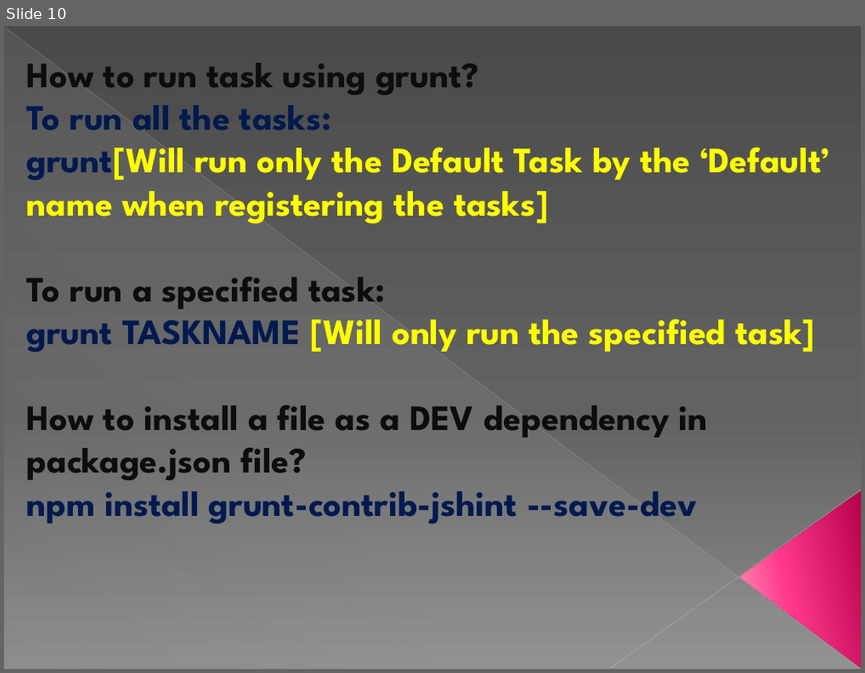
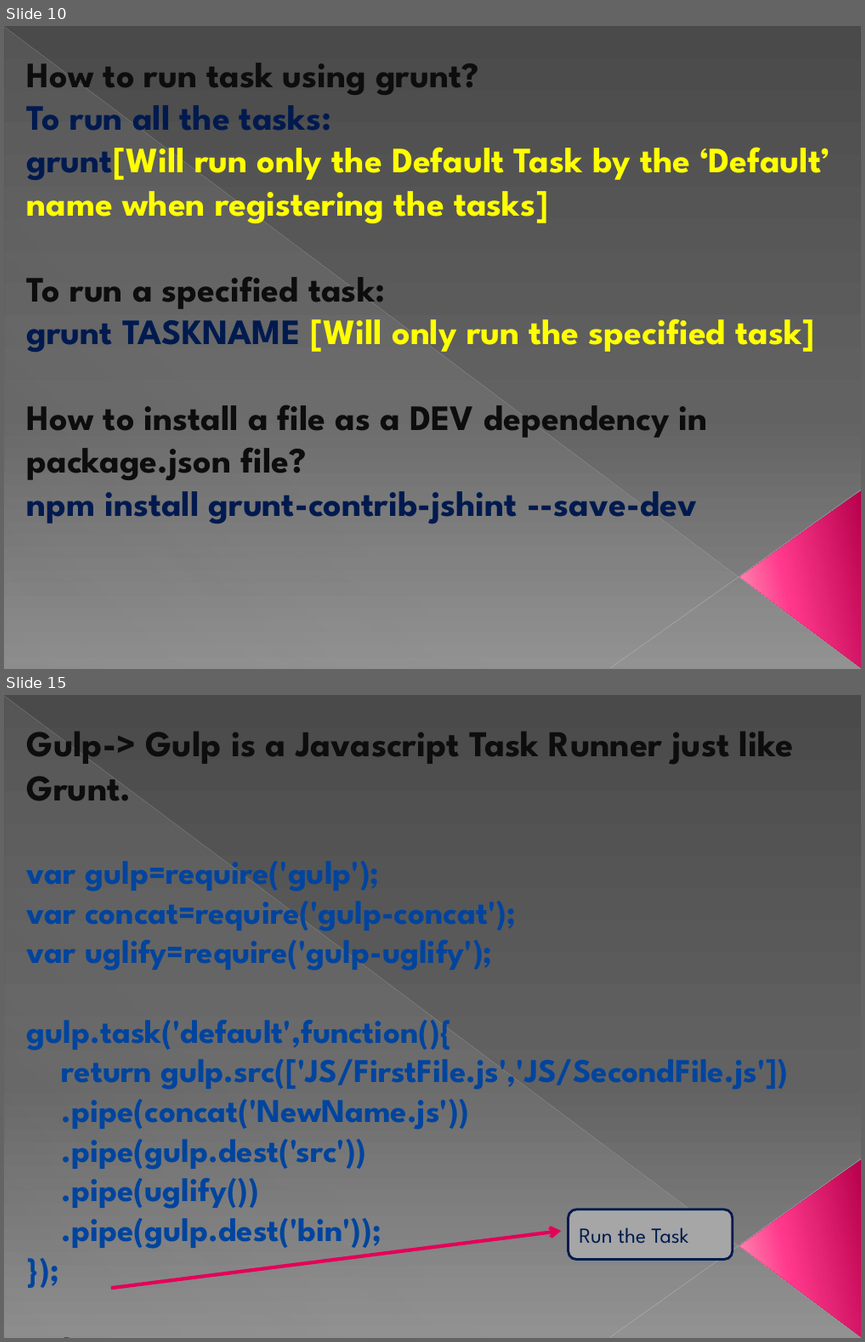
Before and after one commit to Gaurav-Balyan/HTML-Tools, a slide deck: HTML_Tools.pptx. Shown one above the other, each under a label of ours: slide 10 before the commit, slides 10 and 15 after it; the slides between them are not shown. The pictures are 865x673 and 865x1342 pixels, drawn with LibreOffice and Linux fonts; fonts in the diff are those of the drawing. Boxes give left, top, right and bottom in pixels: in the first picture for what was removed or moved away, otherwise in the second. Text is boxed around its words. In the diff, an @@ line names an element or a change of style, - is before the commit and + after.

```diff
--- a/HTML_Tools.pptx
+++ b/HTML_Tools.pptx
@@ slide 15 added at [4, 695, 861, 1338], background gradient #4A4A4A to #626262 to #8C8C8C; not listed: 4 template elements that a slide beside it also shows @@
@@ subtitle added at [27, 732, 794, 1252], 27.8 pt, text #00449E, bold @@
+Gulp-> Gulp is a Javascript Task Runner just like Grunt.
+var gulp=require('gulp');
+var concat=require('gulp-concat');
+var uglify=require('gulp-uglify');
+gulp.task('default',function(){
+return gulp.src(['JS/FirstFile.js','JS/SecondFile.js'])
+.pipe(concat('NewName.js'))
+.pipe(gulp.dest('src'))
+.pipe(uglify())
+.pipe(gulp.dest('bin'));
+});
+gulp
@@ rounded rectangle added at [568, 1209, 732, 1259], fill #A6A6A6, outline #001A4F 2 pt, 18 pt, text #001A4F @@
+Run the Task
@@ arrow added from (111, 1288) to (561, 1231), #E40059 3 pt @@
```
Also in this commit, not shown: 3 slides changed, 8 other slides added.
